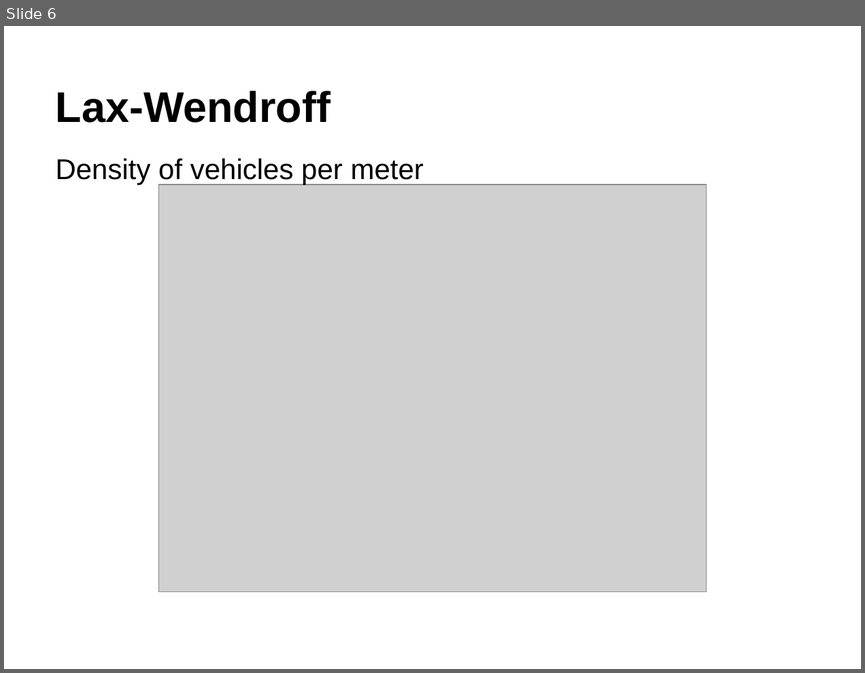
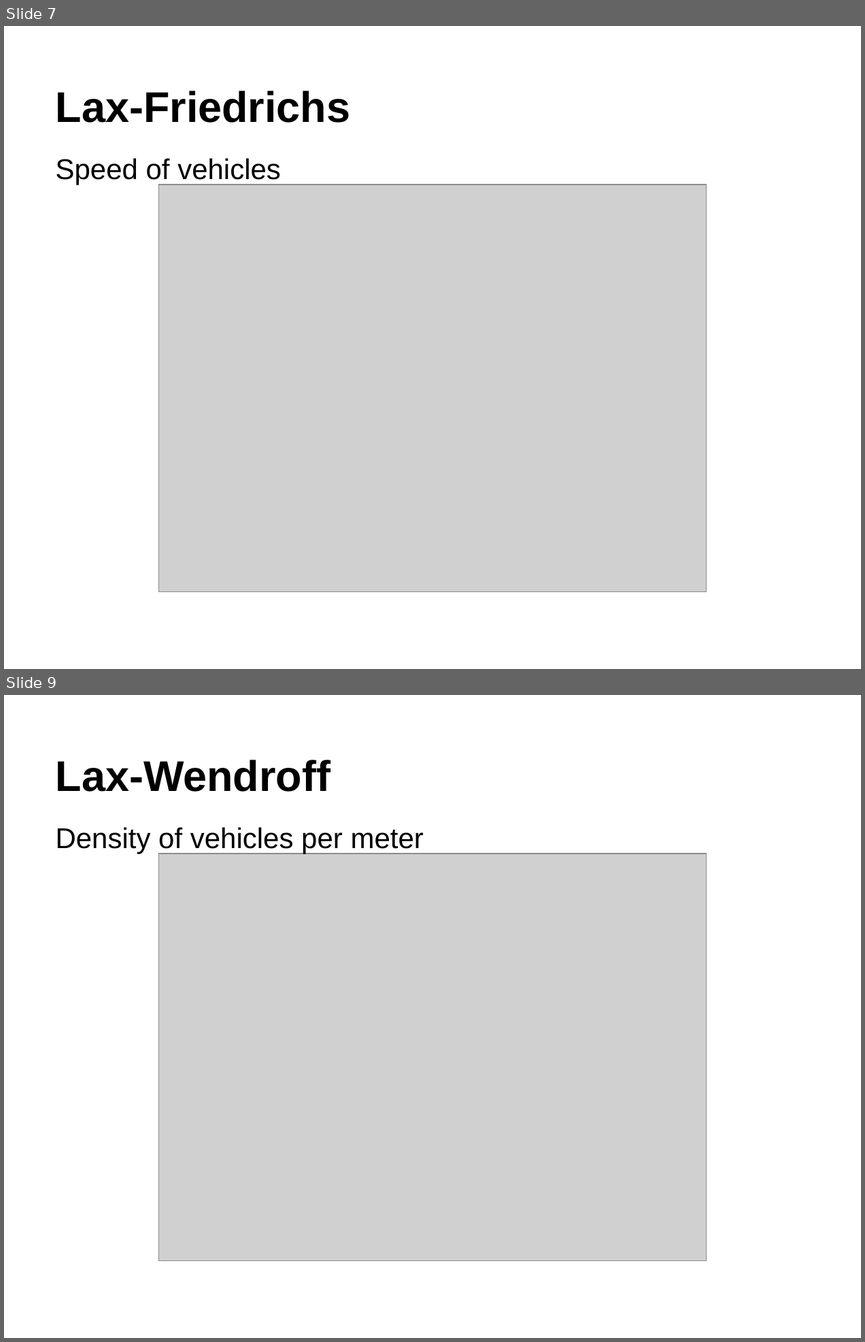
Before and after one commit to astridlangsrud/NumDifffff, a slide deck: bra_presentasjon.pptx. Shown one above the other, each under a label of ours: slide 6 before the commit, slides 7 and 9 after it; the slides between them are not shown. The pictures are 865x673 and 865x1342 pixels, drawn with LibreOffice and Linux fonts; fonts in the diff are those of the drawing; grey boxes stand for pictures; background and template pictures are left out. Boxes give left, top, right and bottom in pixels: in the first picture for what was removed or moved away, otherwise in the second. Text is boxed around its words. In the diff, an @@ line names an element or a change of style, - is before the commit and + after.

```diff
--- a/bra_presentasjon.pptx
+++ b/bra_presentasjon.pptx
@@ slide 7 added at <box>4,26,861,669</box>, background #FFFFFF; not listed: 1 template element that a slide beside it also shows @@
@@ title added at <box>56,91,351,123</box>, 36 pt, text #000000, bold @@
+Lax-Friedrichs
@@ text added at <box>56,158,281,185</box>, 24 pt, text #000000 @@
+Speed of vehicles
@@ picture added at <box>159,184,706,592</box> @@
@@ what was slide 6 is now slide 9 @@
```
Also in this commit, not shown: 3 slides changed, 4 other slides added, 1 slide removed, 4 other files.
